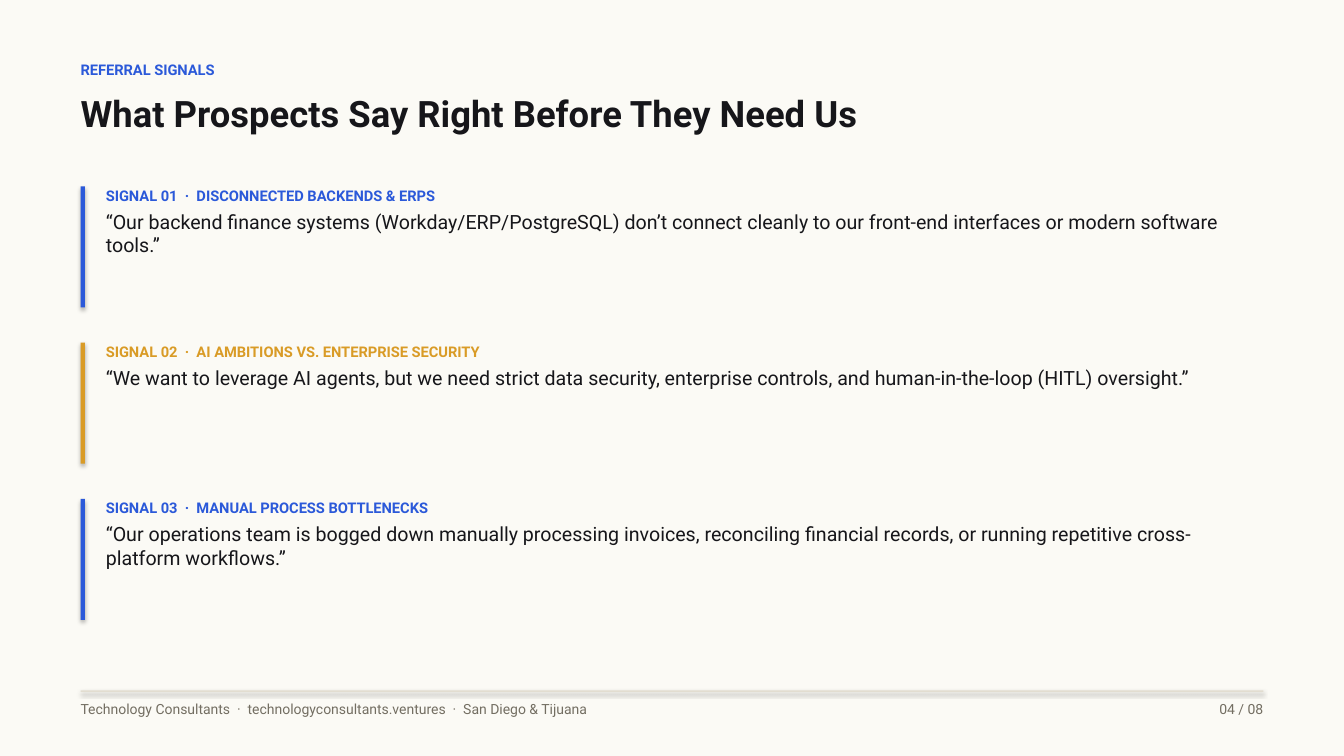
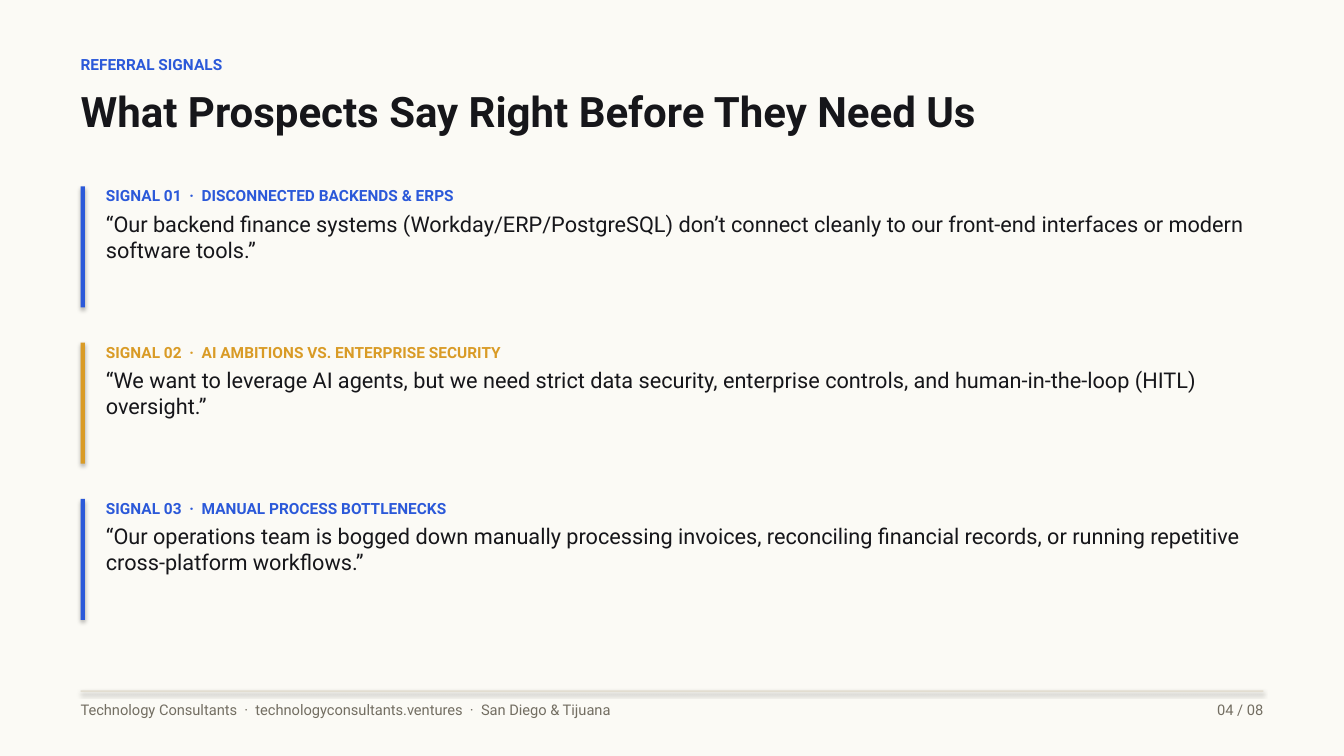
Before and after one commit to rguido198/TechnologyConsultantsVentures, a slide deck: slide 4 of Technology_Consultants_Who_to_Send_My_Way.pptx. Drawn at 1344x756 pixels with LibreOffice and Linux fonts; fonts in the diff are those of the drawing. Boxes give left, top, right and bottom in pixels: in the first picture for what was removed or moved away, otherwise in the second. Text is boxed around its words. In the diff, an @@ line names an element or a change of style, - is before the commit and + after.

```diff
--- a/Technology_Consultants_Who_to_Send_My_Way.pptx
+++ b/Technology_Consultants_Who_to_Send_My_Way.pptx
@@ text "REFERRAL SIGNALS" at bbox=[81, 59, 222, 70]: size 10.5 to 11 pt @@
@@ text "What Prospects Say Right Before ..." at bbox=[81, 95, 975, 136]: size 26 to 30 pt @@
@@ text "SIGNAL 01 · DISCONNECTED BACKENDS ..." at bbox=[106, 190, 1243, 259]: size 10.5 to 11 pt in "SIGNAL 01 · DISCONNECTED BACKENDS & ERPS"; size 14 to 15.5 pt in "“Our backend finance systems (Workday/ERP/PostgreSQL) don’t  ..." @@
@@ text "SIGNAL 02 · AI AMBITIONS ..." at bbox=[106, 347, 1196, 419]: size 10.5 to 11 pt in "SIGNAL 02 · AI AMBITIONS VS. ENTERPRISE ..."; size 14 to 15.5 pt in "“We want to leverage AI agents, but ..." @@
@@ text "SIGNAL 03 · MANUAL PROCESS ..." at bbox=[106, 503, 1239, 575]: size 10.5 to 11 pt in "SIGNAL 03 · MANUAL PROCESS BOTTLENECKS"; size 14 to 15.5 pt in "“Our operations team is bogged down manually ..." @@
@@ text "Technology Consultants · technologyconsultants.ventures · ..." at bbox=[81, 704, 611, 718]: size 10 to 10.5 pt @@
@@ text "04 / 08" at bbox=[1217, 704, 1263, 715]: size 10 to 10.5 pt @@
```
Also in this commit, not shown: 7 other slides changed, 1 other file.
